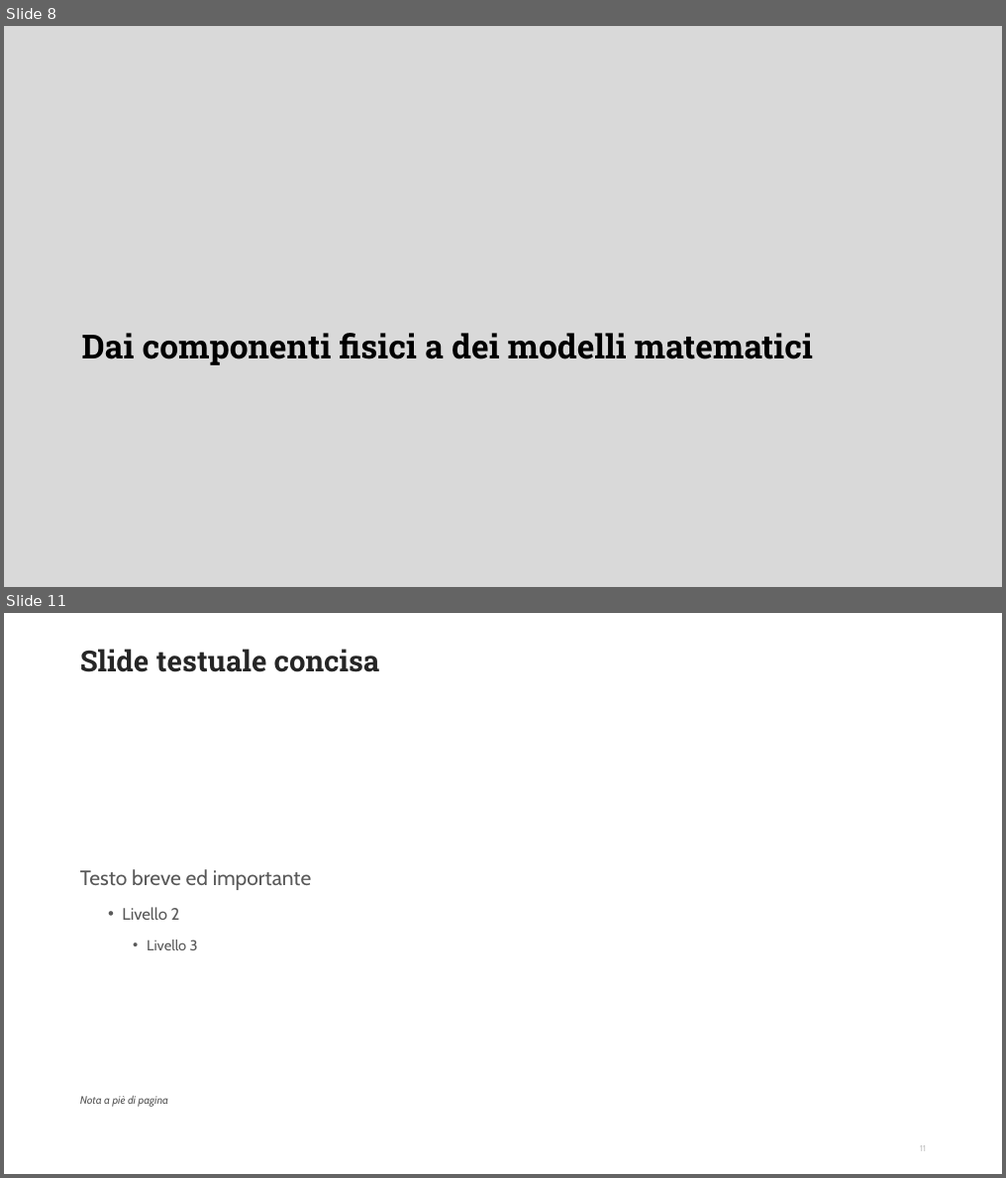
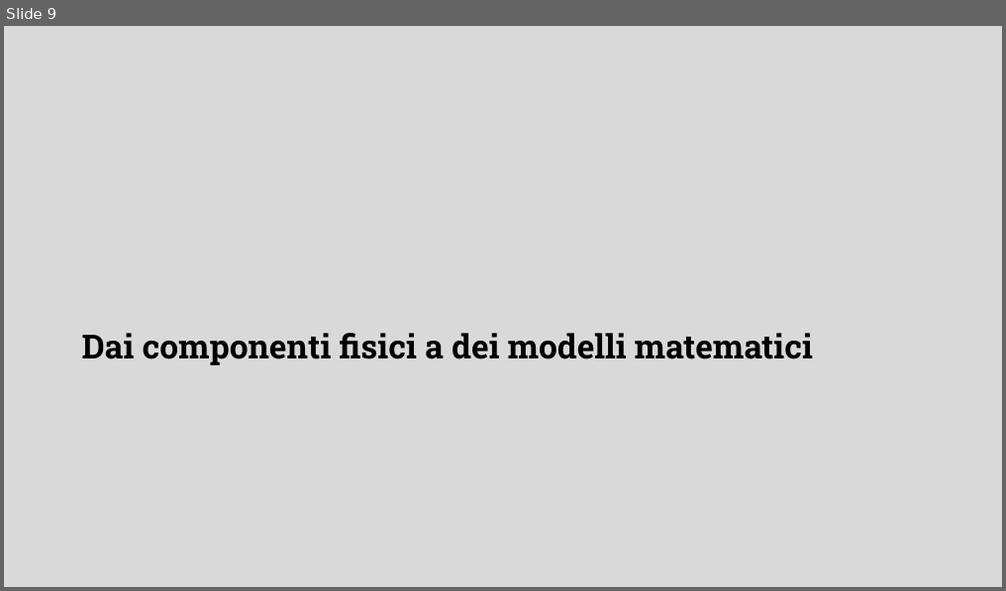
Before and after one commit to DanieleFerretti03/tesi-enigma, a slide deck: presentazione.odp. Shown one above the other, each under a label of ours: slides 8 and 11 before the commit, slide 9 after it; the slides between them are not shown. The pictures are 1006x1178 and 1006x591 pixels, drawn with LibreOffice and Linux fonts; fonts in the diff are those of the drawing; background and template pictures are left out. Boxes give left, top, right and bottom in pixels: in the first picture for what was removed or moved away, otherwise in the second. Text is boxed around its words. In the diff, an @@ line names an element or a change of style, - is before the commit and + after.

```diff
--- a/presentazione.odp
+++ b/presentazione.odp
@@ slide 11 removed at bbox=[4, 613, 1002, 1174], background #FFFFFF @@
@@ title removed at bbox=[80, 649, 380, 672] @@
-Slide testuale concisa
@@ text removed at bbox=[80, 869, 311, 951] @@
-Testo breve ed importante
-  • Livello 2
-    • Livello 3
@@ text removed at bbox=[80, 1096, 169, 1107] @@
-Nota a piè di pagina
@@ page number removed at bbox=[920, 1146, 926, 1147] @@
-11
@@ what was slide 8 is now slide 9 @@
```
Also in this commit, not shown: 1 slide changed, 13 slides added, 8 other slides removed, 2 other files.
